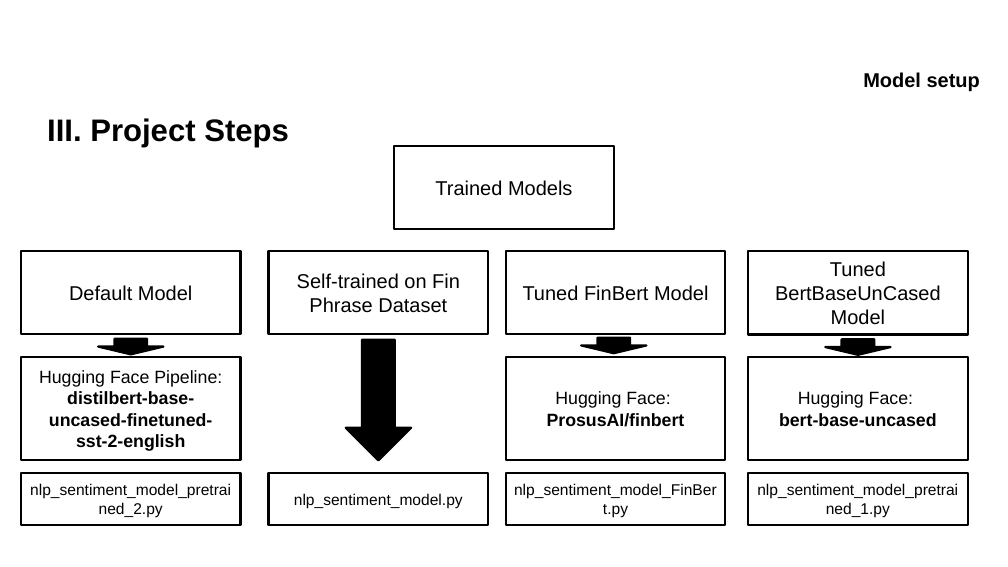
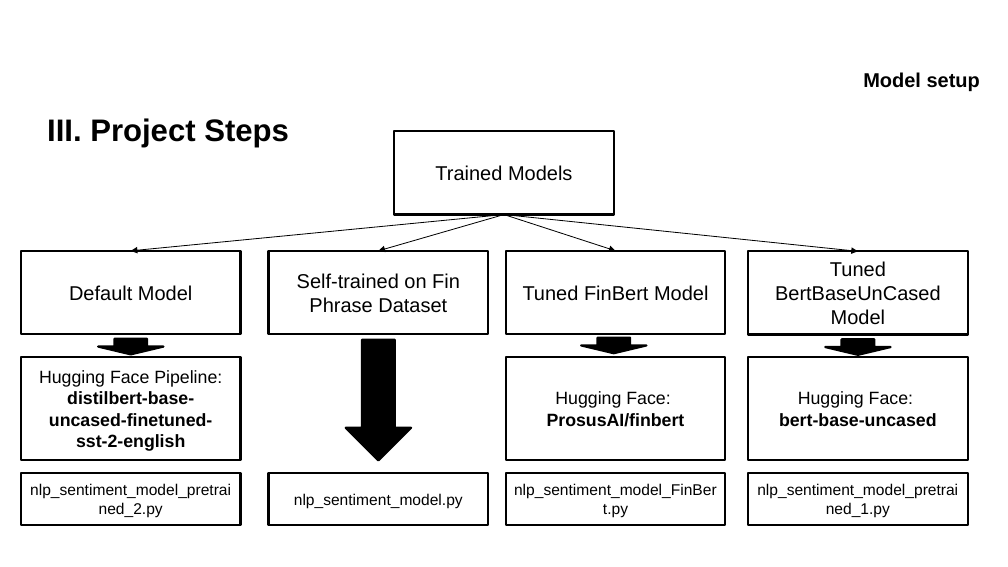
Before and after one commit to RobertHennings/OpenCampus_Sentiment_Project, a slide deck: slide 37 of Summary/SentimentAnalysisFinal.pptx (slide 34 before the commit). Drawn at 1008x567 pixels with LibreOffice and Linux fonts; fonts in the diff are those of the drawing; background and template pictures are left out. Boxes give left, top, right and bottom in pixels: in the first picture for what was removed or moved away, otherwise in the second. Text is boxed around its words. In the diff, an @@ line names an element or a change of style, - is before the commit and + after.

```diff
--- a/Summary/SentimentAnalysisFinal.pptx
+++ b/Summary/SentimentAnalysisFinal.pptx
@@ rectangle "Trained Models": place and size @@
-rectangle "Trained Models" at [394, 146, 614, 229]
+rectangle "Trained Models" at [394, 131, 614, 214]
@@ arrow added from (504, 214) to (130, 251), #000000 0.75 pt @@
@@ arrow added from (504, 214) to (378, 251), #000000 0.75 pt @@
@@ arrow added from (504, 214) to (615, 251), #000000 0.75 pt @@
@@ arrow added from (504, 214) to (858, 251), #000000 0.75 pt @@
```
Also in this commit, not shown: 4 other slides changed, 5 slides added, 1 slide removed, 1 other file.
